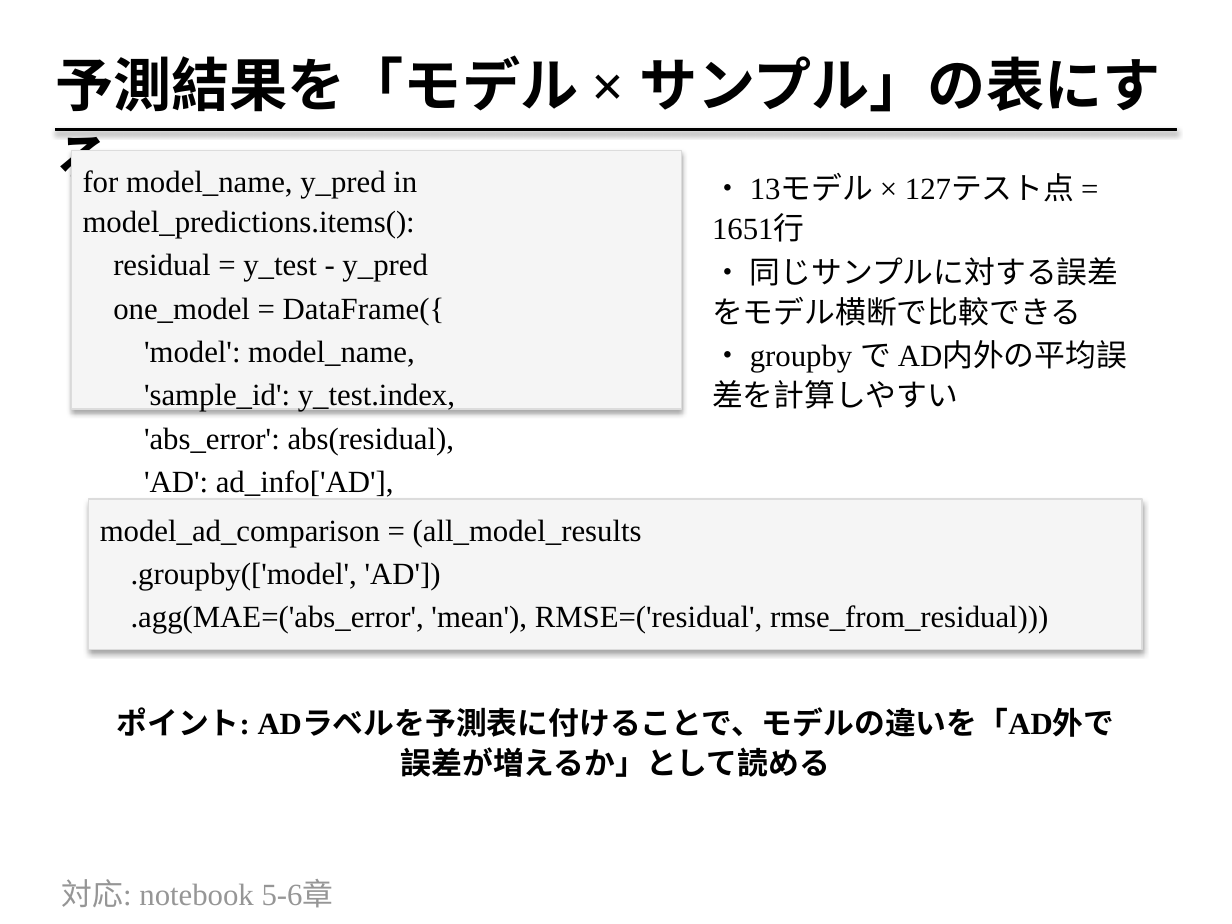
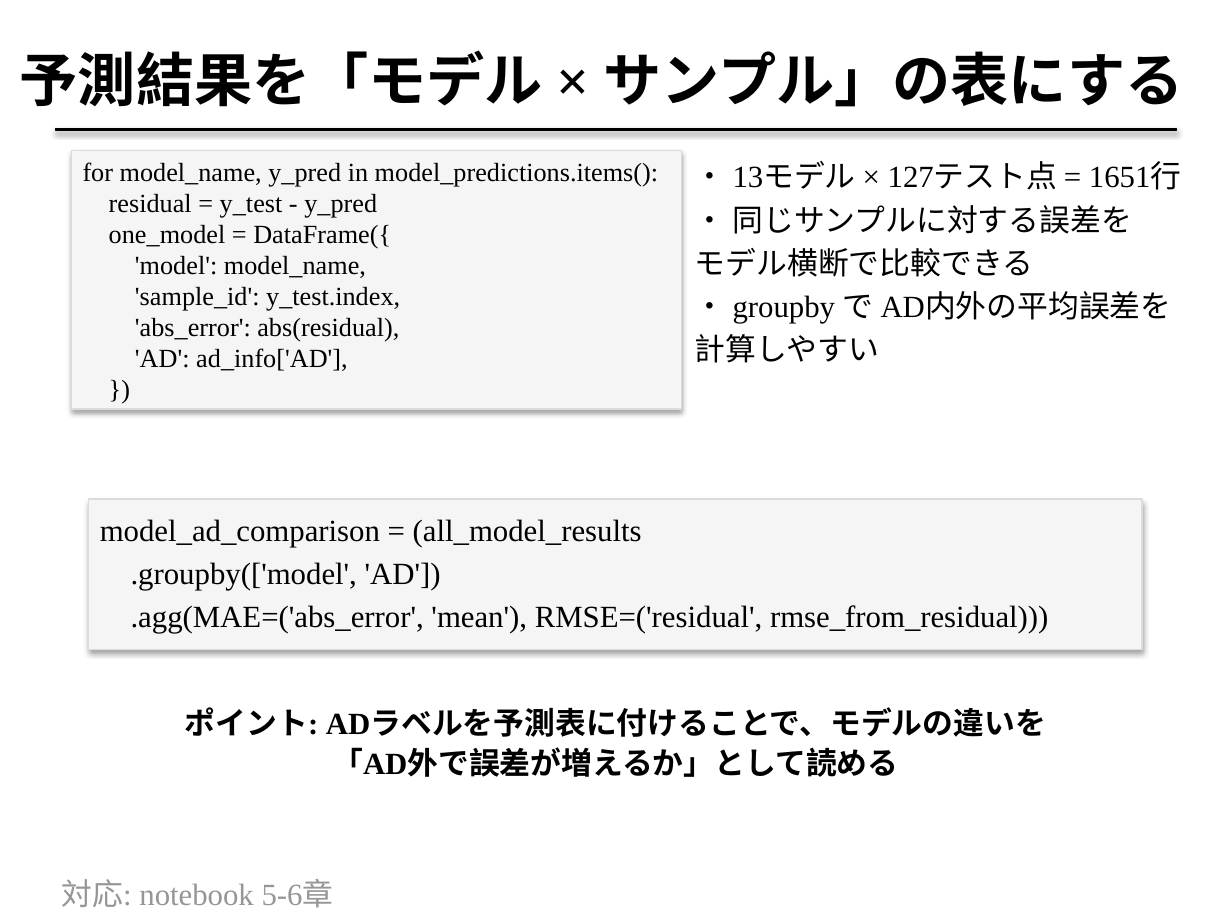
Before and after one commit to fukumoto-riku/python_seminar, a slide deck: slide 6 of lesson_7/applicability-domain_model-comparison_supplement_2026_07_07.pptx. Drawn at 1232x924 pixels with LibreOffice and Linux fonts; fonts in the diff are those of the drawing. Boxes give left, top, right and bottom in pixels: in the first picture for what was removed or moved away, otherwise in the second. Text is boxed around its words. In the diff, an @@ line names an element or a change of style, - is before the commit and + after.

```diff
--- a/lesson_7/applicability-domain_model-comparison_supplement_2026_07_07.pptx
+++ b/lesson_7/applicability-domain_model-comparison_supplement_2026_07_07.pptx
@@ text "予測結果を「モデル × サンプル」の表にする" rewrapped from (x1=55, y1=55, x2=1161, y2=112) to (x1=20, y1=50, x2=1184, y2=107) @@
@@ text "for model_name, y_pred in model_predictions.items():" at (x1=83, y1=162, x2=658, y2=371): size 18 to 15.3 pt; line spacing 1.08 to 0.88 @@
@@ text "・ 13モデル × 127テスト点 = ..." moved from (x1=712, y1=176, x2=1119, y2=372) to (x1=695, y1=163, x2=1181, y2=363) @@
@@ text at (x1=695, y1=205, x2=1172, y2=363): text changed @@
-・ 同じサンプルに対する誤差をモデル横断で比較できる
-・ groupby で AD内外の平均誤差を計算しやすい
+・ 同じサンプルに対する誤差を
+モデル横断で比較できる
+・ groupby で AD内外の平均誤差を
+計算しやすい
@@ text "ポイント: ADラベルを予測表に付けることで、モデルの違いを「AD外で誤差が増えるか」として読める" rewrapped from (x1=116, y1=707, x2=1115, y2=777) to (x1=185, y1=707, x2=1046, y2=777) @@
```
Also in this commit, not shown: 10 other slides changed, 3 other files.
